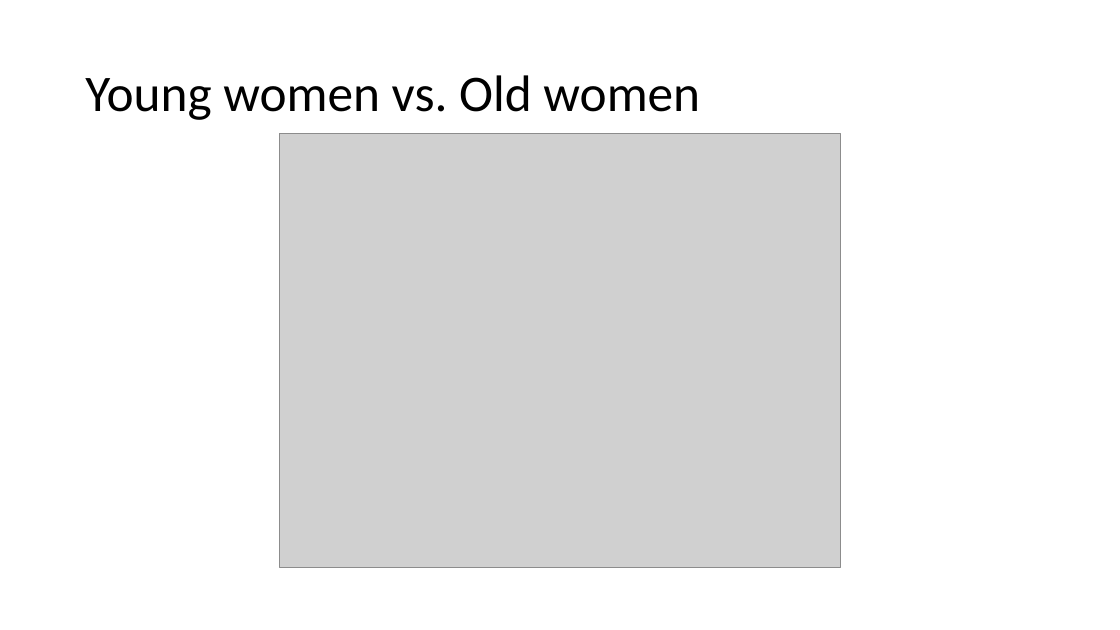
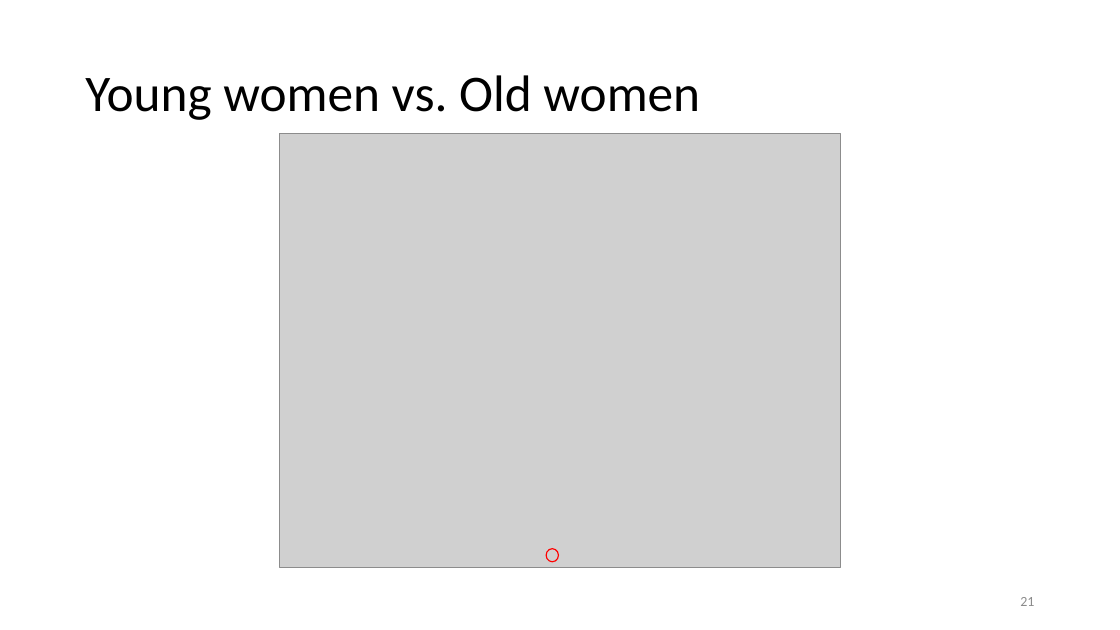
Before and after one commit to Yasmijnb/Git_Research-Practice, a slide deck: slide 21 of Results.pptx (slide 18 before the commit). Drawn at 1120x630 pixels with LibreOffice and Linux fonts; fonts in the diff are those of the drawing; grey boxes stand for pictures. Boxes give left, top, right and bottom in pixels: in the first picture for what was removed or moved away, otherwise in the second. Text is boxed around its words. In the diff, an @@ line names an element or a change of style, - is before the commit and + after.

```diff
--- a/Results.pptx
+++ b/Results.pptx
@@ ellipse added at [546,549,559,562], outline #FF0000 1 pt @@
@@ page number added at [1020,597,1034,606], 12 pt, text #8C8C8C @@
+21
```
Also in this commit, not shown: 18 other slides changed, 7 slides added, 1 slide removed.
